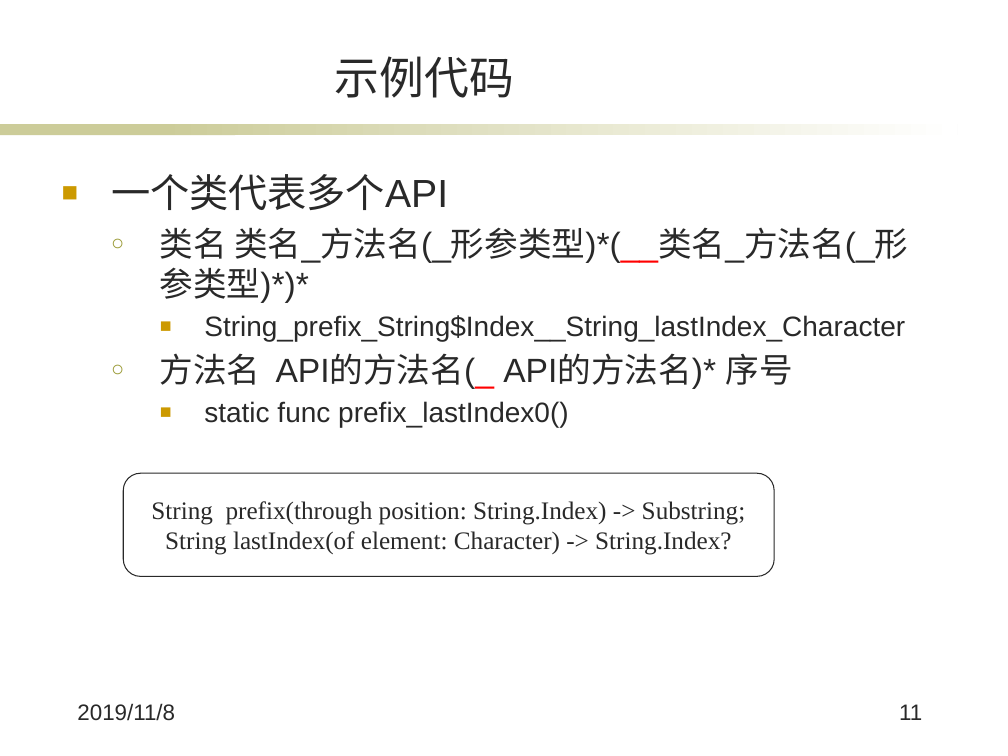
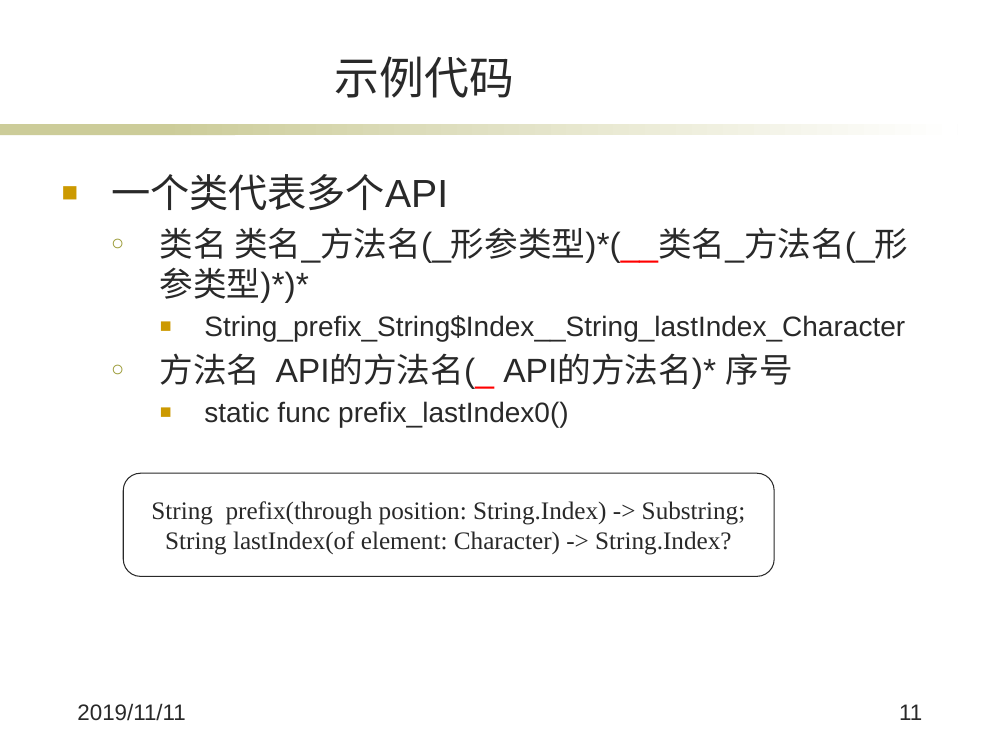
Before and after one commit to RLLDLBF/Software-Methodology, a slide deck: slide 11 of 软件方法学作业4说明.pptx. Drawn at 1008x756 pixels with LibreOffice and Linux fonts; fonts in the diff are those of the drawing; background and template pictures are left out. Boxes give left, top, right and bottom in pixels: in the first picture for what was removed or moved away, otherwise in the second. Text is boxed around its words. In the diff, an @@ line names an element or a change of style, - is before the commit and + after.

```diff
--- a/软件方法学作业4说明.pptx
+++ b/软件方法学作业4说明.pptx
@@ text at [77,703,185,721]: text changed @@
-2019/11/8
+2019/11/11
```
Also in this commit, not shown: 18 other slides changed, 7 other files.
